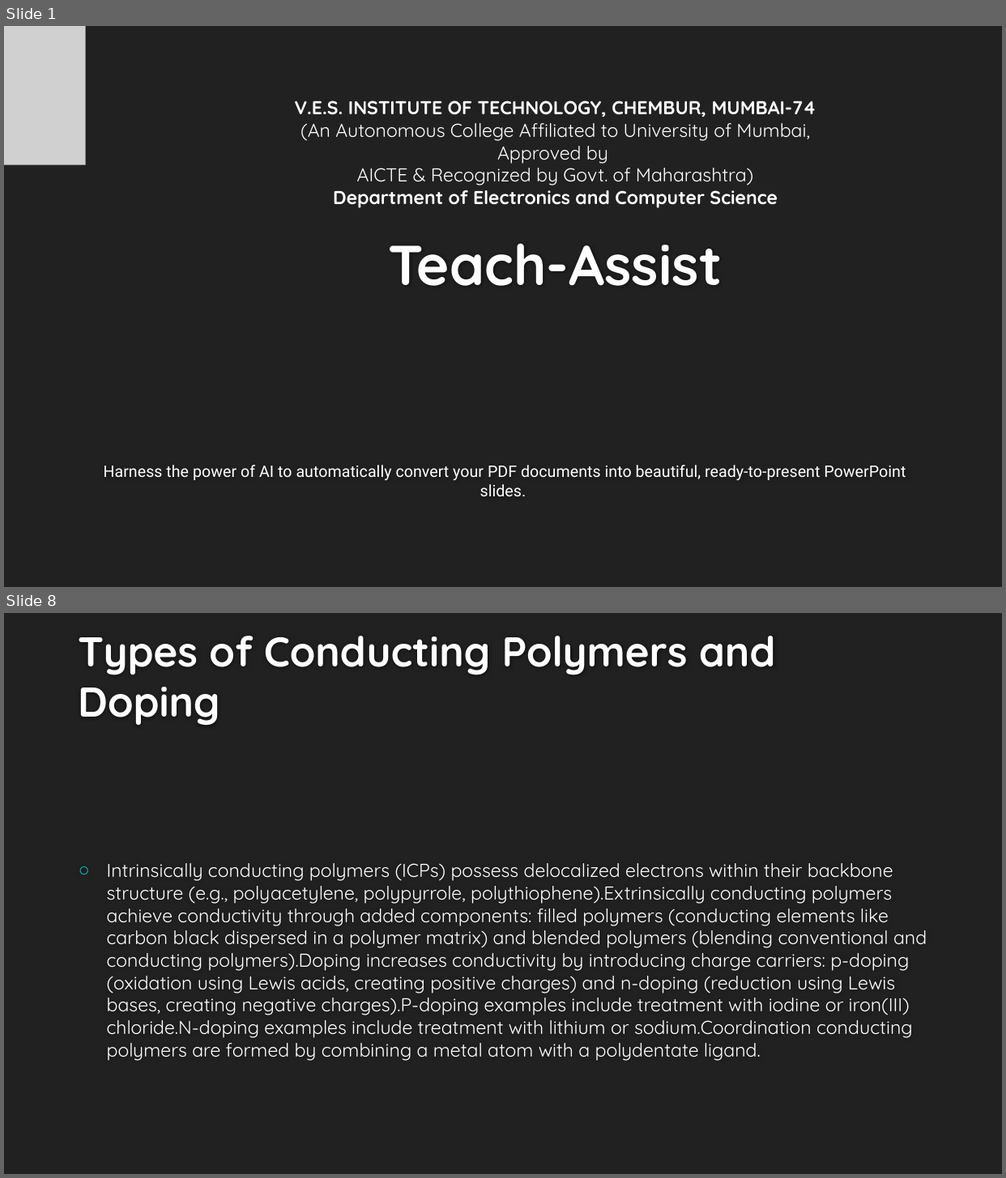
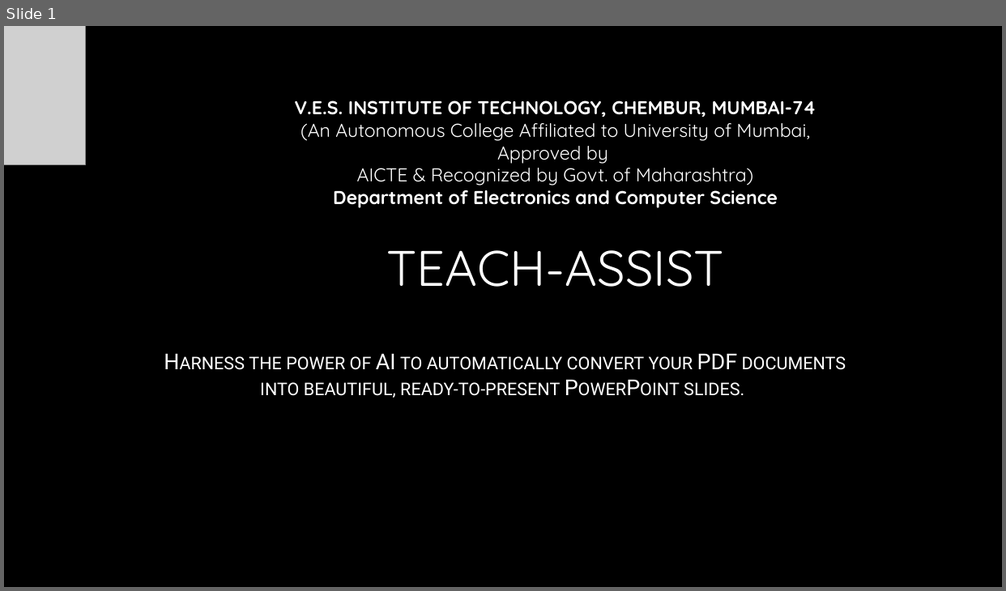
Before and after one commit to AdityaB-11/Pdf_to_presentation_GenAI, a slide deck: output/generated_presentation.pptx. Shown one above the other, each under a label of ours: slides 1 and 8 before the commit, slide 1 after it; the slides between them are not shown. The pictures are 1006x1178 and 1006x591 pixels, drawn with LibreOffice and Linux fonts; fonts in the diff are those of the drawing; grey boxes stand for pictures; background and template pictures are left out. Boxes give left, top, right and bottom in pixels: in the first picture for what was removed or moved away, otherwise in the second. Text is boxed around its words. In the diff, an @@ line names an element or a change of style, - is before the commit and + after.

```diff
--- a/output/generated_presentation.pptx
+++ b/output/generated_presentation.pptx
@@ slide 8 removed at [4,613,1002,1174], background #212121 @@
@@ title removed at [78,636,775,726] @@
-Types of Conducting Polymers and Doping
@@ text removed at [107,863,927,1061] @@
-○ Intrinsically conducting polymers (ICPs) possess delocalized electrons within their backbone structure (e.g., polyacetylene, polypyrrole, polythiophene).Extrinsically conducting polymers achieve conductivity through added components: filled polymers (conducting elements like carbon black dispersed in a polymer matrix) and blended polymers (blending conventional and conducting polymers).Doping increases conductivity by introducing charge carriers: p-doping (oxidation using Lewis acids, creating positive charges) and n-doping (reduction using Lewis bases, creating negative charges).P-doping examples include treatment with iodine or iron(III) chloride.N-doping examples include treatment with lithium or sodium.Coordination conducting polymers are formed by combining a metal atom with a polydentate ligand.
@@ slide 1 changed as well @@
@@ background #212121 to picture (left out) @@
@@ title at [386,250,724,287]: text changed; size 54 to 48 pt; text colour #FEFEFE to gradient #FFFFFF to #A6A6A6; bold off @@
-Teach-Assist
+TEACH-ASSIST
@@ subtitle "Harness the power of AI ...": place and size @@
-subtitle "Harness the power of AI ..." at [104,465,906,497]
+subtitle "Harness the power of AI ..." at [249,353,846,398]
@@ subtitle "Harness the power of AI ..." at [249,353,846,398]: size 15.3 to 21 pt, text colour #FFFFFF to gradient #FFFFFF to #BFBFBF, small capitals on; more space between paragraphs @@
```
Also in this commit, not shown: 14 slides added, 9 other slides removed, 23 other files.
